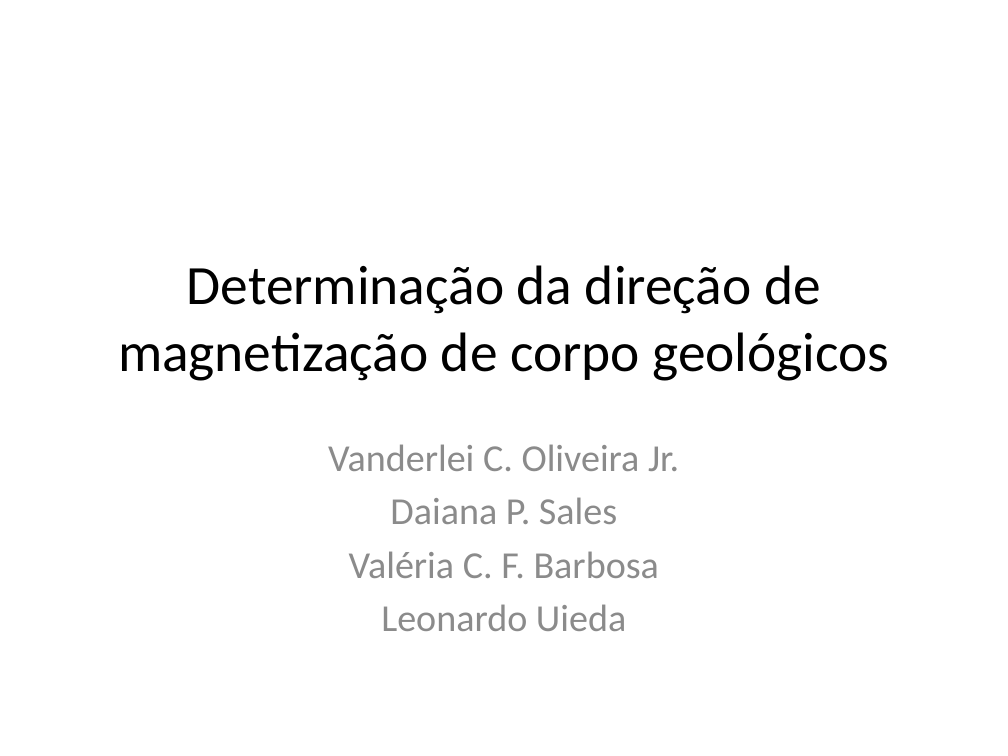
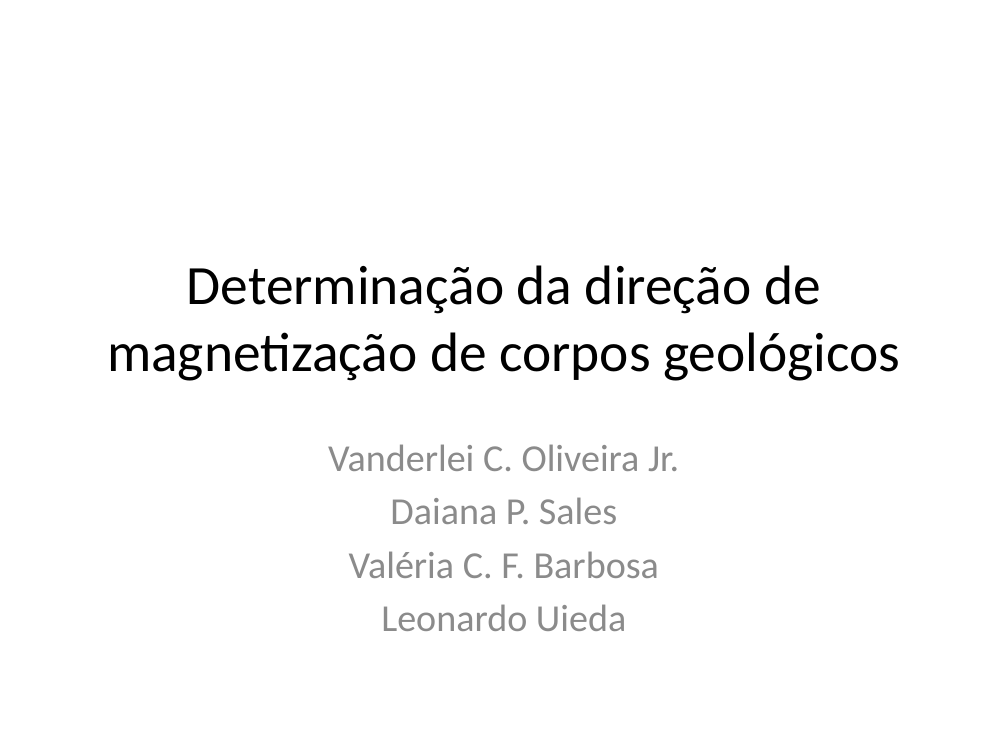
Before and after one commit to pinga-lab/Total-magnetization-of-spherical-bodies, a slide deck: slide 1 of Manuscript/Resultados.pptx. Drawn at 1008x756 pixels with LibreOffice and Linux fonts; fonts in the diff are those of the drawing. Boxes give left, top, right and bottom in pixels: in the first picture for what was removed or moved away, otherwise in the second. Text is boxed around its words. In the diff, an @@ line names an element or a change of style, - is before the commit and + after.

```diff
--- a/Manuscript/Resultados.pptx
+++ b/Manuscript/Resultados.pptx
@@ title at <box>107,265,900,381</box>: text changed @@
-Determinação da direção de magnetização de corpo geológicos
+Determinação da direção de magnetização de corpos geológicos
```
Also in this commit, not shown: 1 other slide changed, 1 other file.
